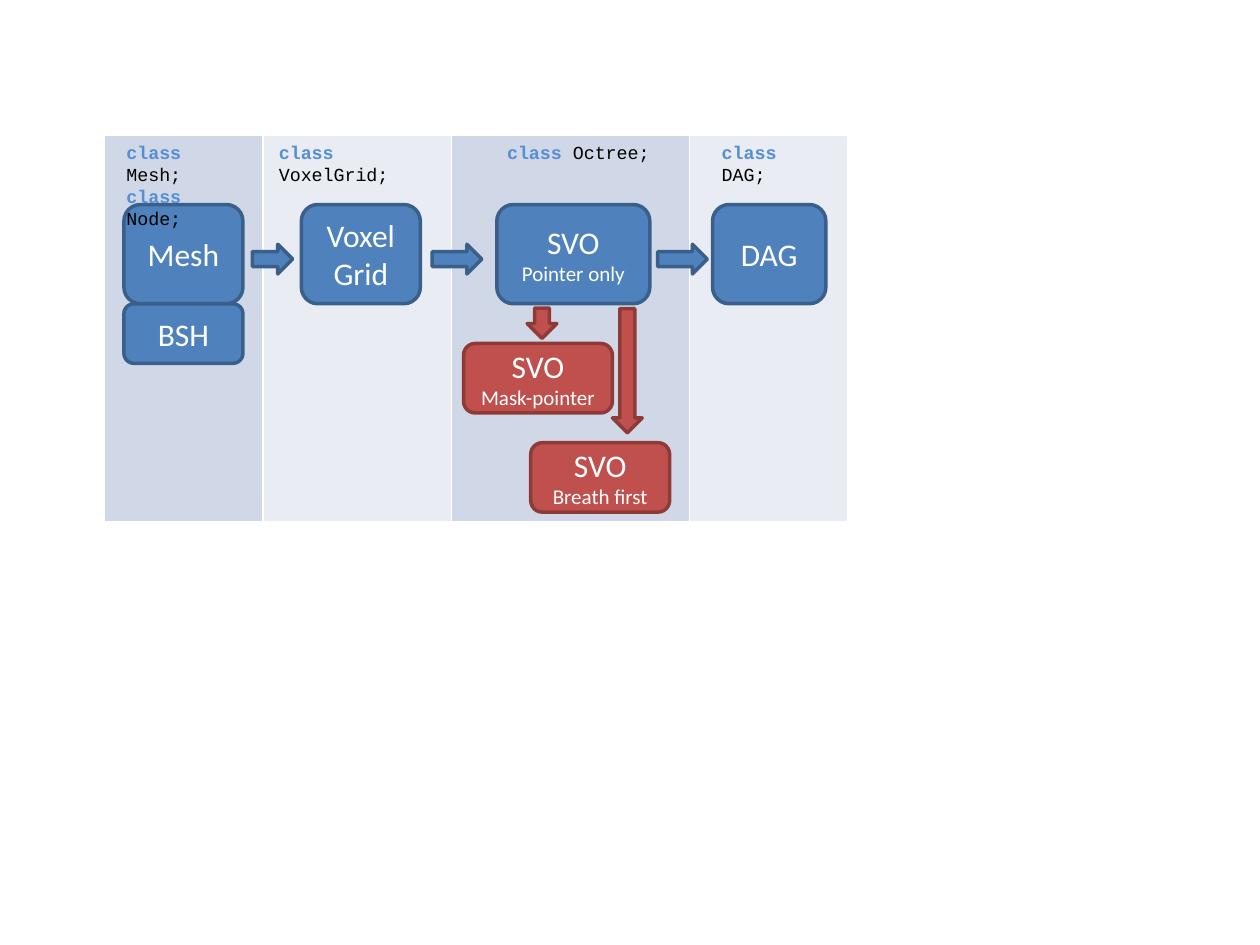
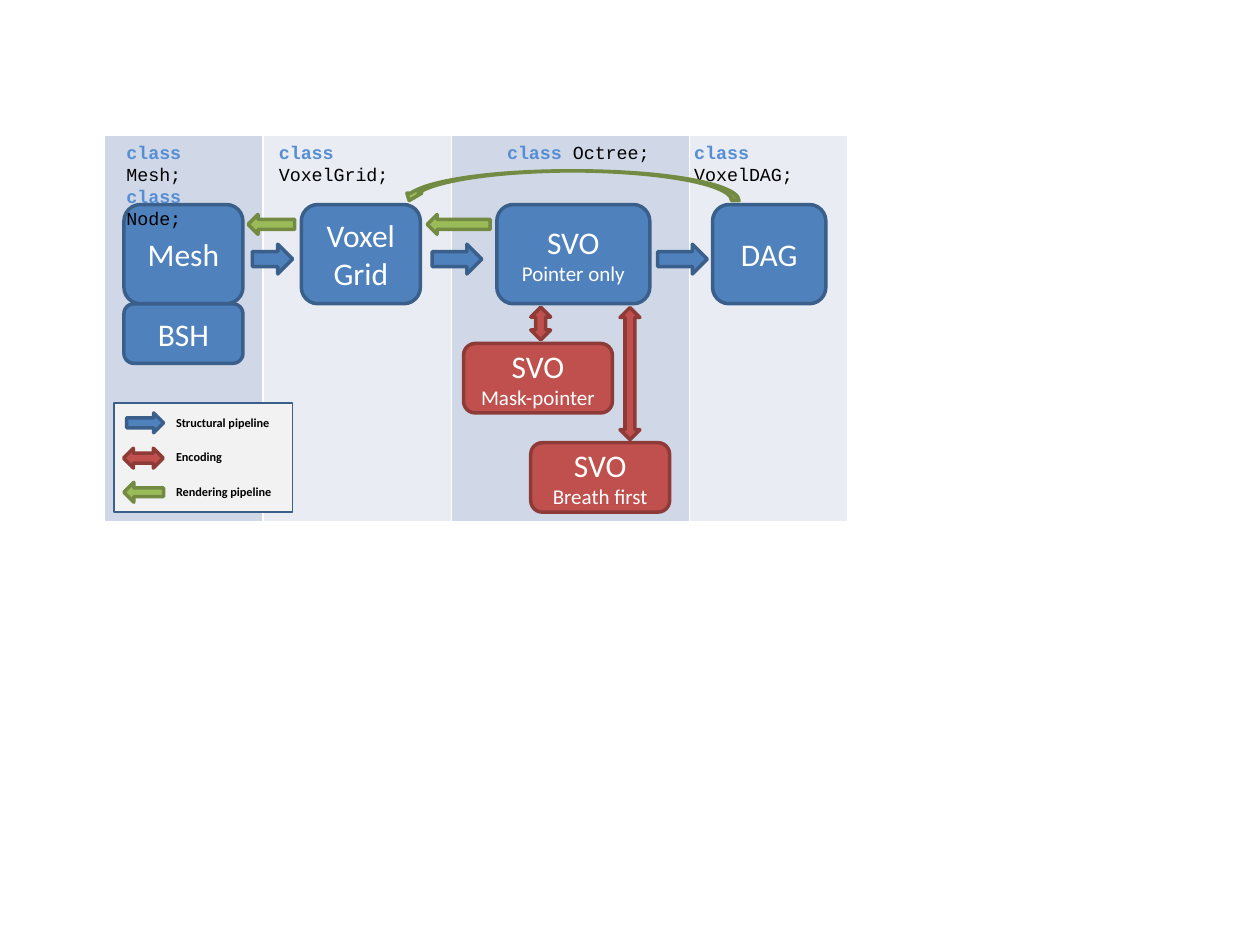
Before and after one commit to EtienneFerrier/VoxelProject, a slide deck: slide 1 of ClassGraph.pptx. Drawn at 1260x945 pixels with LibreOffice and Linux fonts; fonts in the diff are those of the drawing. Boxes give left, top, right and bottom in pixels: in the first picture for what was removed or moved away, otherwise in the second. Text is boxed around its words. In the diff, an @@ line names an element or a change of style, - is before the commit and + after.

Commit message:
Class graph updated

```diff
--- a/ClassGraph.pptx
+++ b/ClassGraph.pptx
@@ text at [694,146,793,187]: text changed; text colour #558ED5 to #000000; bold off @@
-class DAG;
+class VoxelDAG;
@@ curved down arrow added at [402,171,740,202], fill #9BBB59, outline #738A42 2 pt @@
@@ left arrow added at [248,214,295,234], fill #9BBB59, outline #738A42 2 pt @@
@@ left arrow added at [427,214,490,234], fill #9BBB59, outline #738A42 2 pt @@
@@ right arrow removed at [527,309,557,339] @@
@@ up down arrow added at [530,307,551,340], fill #C0504D, outline #8E3B39 2 pt @@
@@ up down arrow at [620,307,640,440]: right arrow to up down arrow; rotation 90 to 0 degrees @@
@@ rectangle added at [115,403,294,513], fill #F2F2F2, outline #3A5F8C 0.75 pt @@
@@ right arrow added at [127,413,164,433], fill #4F81BD, outline #3A5F8C 2 pt @@
@@ text added at [176,418,269,429], 7 pt, text #000000, bold @@
+Structural pipeline
@@ up down arrow added at [124,448,163,468], fill #C0504D, outline #8E3B39 2 pt @@
@@ text added at [176,452,222,463], 7 pt, text #000000, bold @@
+Encoding
@@ left arrow added at [123,483,163,503], fill #9BBB59, outline #738A42 2 pt @@
@@ text added at [176,487,271,498], 7 pt, text #000000, bold @@
+Rendering pipeline
```
Also in this commit, not shown: 3 other files.
